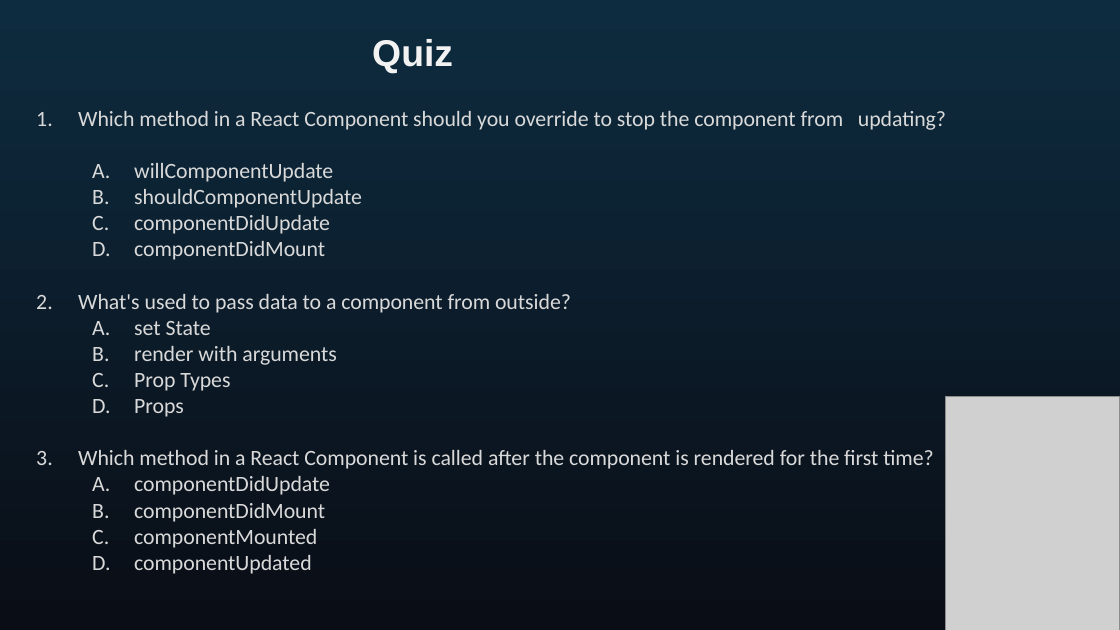
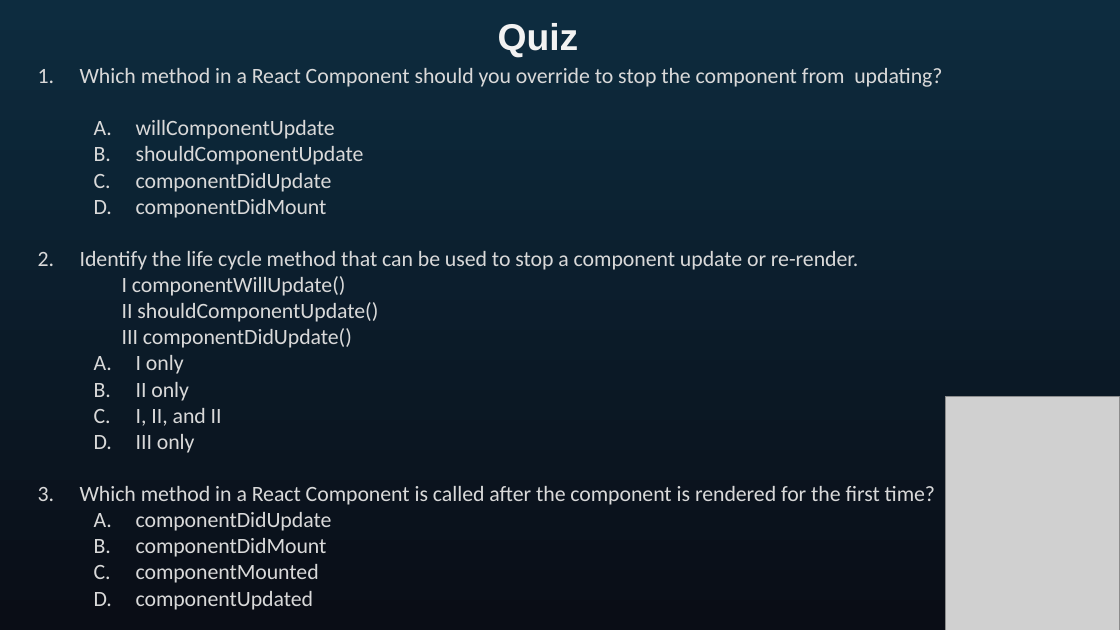
Before and after one commit to seblechernet/PowerPoint-Decks, a slide deck: slide 43 of 04 React Routing, Component Lifecycle Methods.pptx (slide 42 before the commit). Drawn at 1120x630 pixels with LibreOffice and Linux fonts; fonts in the diff are those of the drawing; grey boxes stand for pictures. Boxes give left, top, right and bottom in pixels: in the first picture for what was removed or moved away, otherwise in the second. Text is boxed around its words. In the diff, an @@ line names an element or a change of style, - is before the commit and + after.

Commit message:
added Quiz questions

```diff
--- a/04 React Routing, Component Lifecycle Methods.pptx
+++ b/04 React Routing, Component Lifecycle Methods.pptx
@@ text "Quiz": place and size @@
-text "Quiz" at (372,39,453,74)
+text "Quiz" at (498,23,579,58)
@@ text "Quiz" at (498,23,579,58): alignment left to centre @@
@@ text "Which method in a React ...": place and size @@
-text "Which method in a React ..." at (78,111,946,574)
+text "Which method in a React ..." at (80,68,942,610)
@@ text at (80,251,858,453): text changed @@
-2. What's used to pass data to a component from outside?
-  A. set State
-  B. render with arguments
-  C. Prop Types
-  D. Props
+2. Identify the life cycle method that can be used to stop a component update or re-render.
+I componentWillUpdate()
+II shouldComponentUpdate()
+III componentDidUpdate()
+  A. I only
+  B. II only
+  C. I, II, and II
+  D. III only
```
Also in this commit, not shown: 4 other slides changed, 1 slide added.
